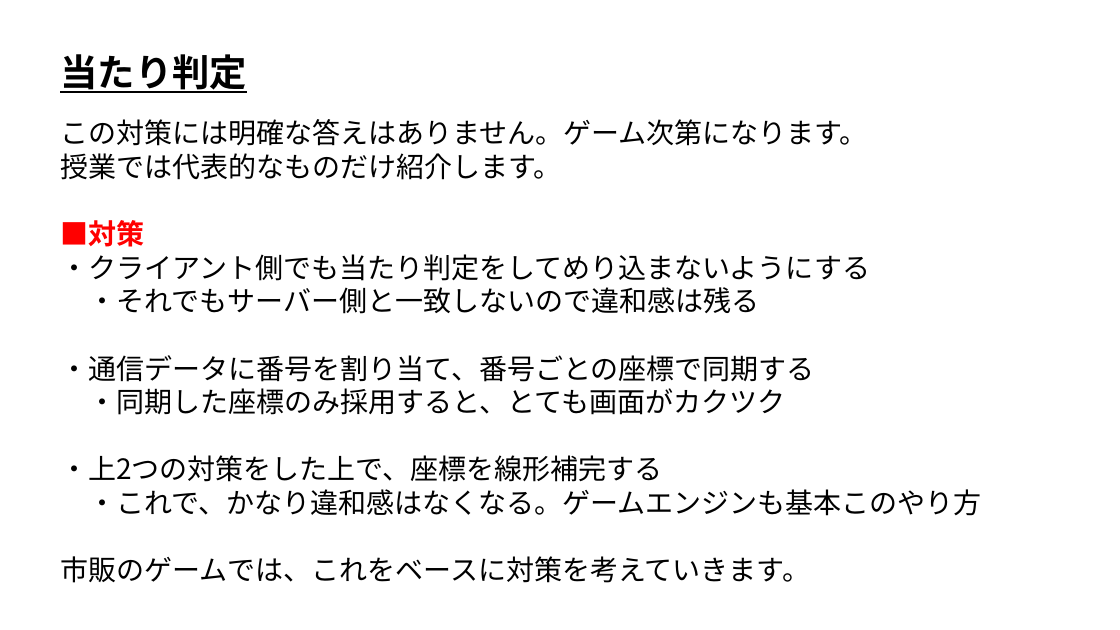
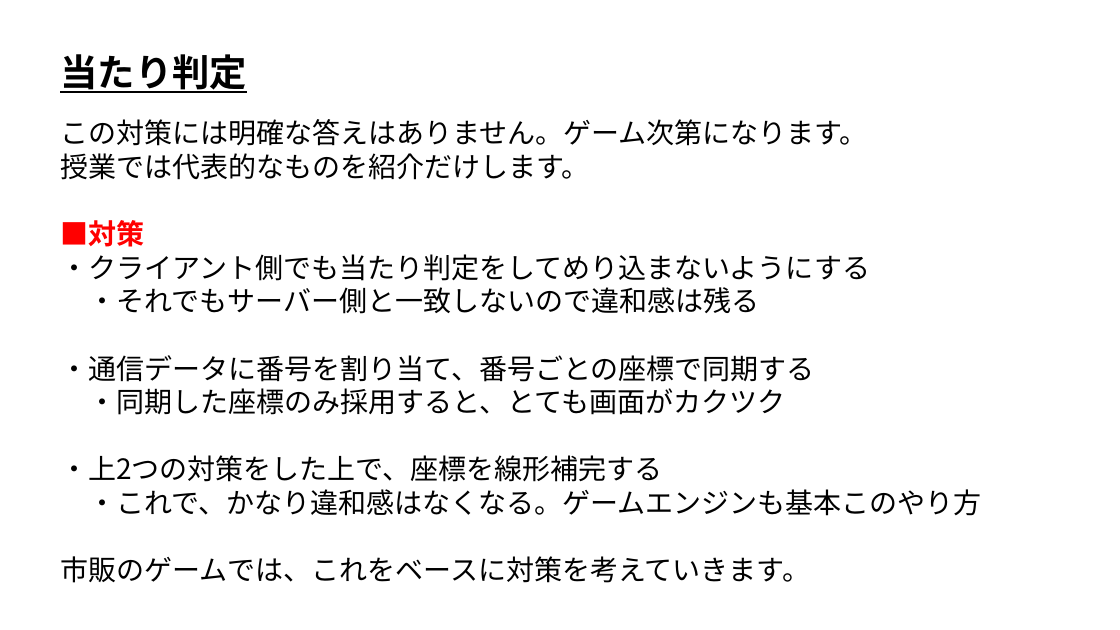
Before and after one commit to ArakiYusuke-Ohara/Textbook, a slide deck: slide 9 of ゲーム科3年/00_前期/オンラインゲームプログラミングⅠ/11_当たり判定.pptx. Drawn at 1120x630 pixels with LibreOffice and Linux fonts; fonts in the diff are those of the drawing. Boxes give left, top, right and bottom in pixels: in the first picture for what was removed or moved away, otherwise in the second. Text is boxed around its words. In the diff, an @@ line names an element or a change of style, - is before the commit and + after.

```diff
--- a/ゲーム科3年/00_前期/オンラインゲームプログラミングⅠ/11_当たり判定.pptx
+++ b/ゲーム科3年/00_前期/オンラインゲームプログラミングⅠ/11_当たり判定.pptx
@@ text at (x1=60, y1=153, x2=589, y2=180): text changed @@
-授業では代表的なものだけ紹介します。
+授業では代表的なものを紹介だけします。
```
Also in this commit, not shown: 2 other files.
